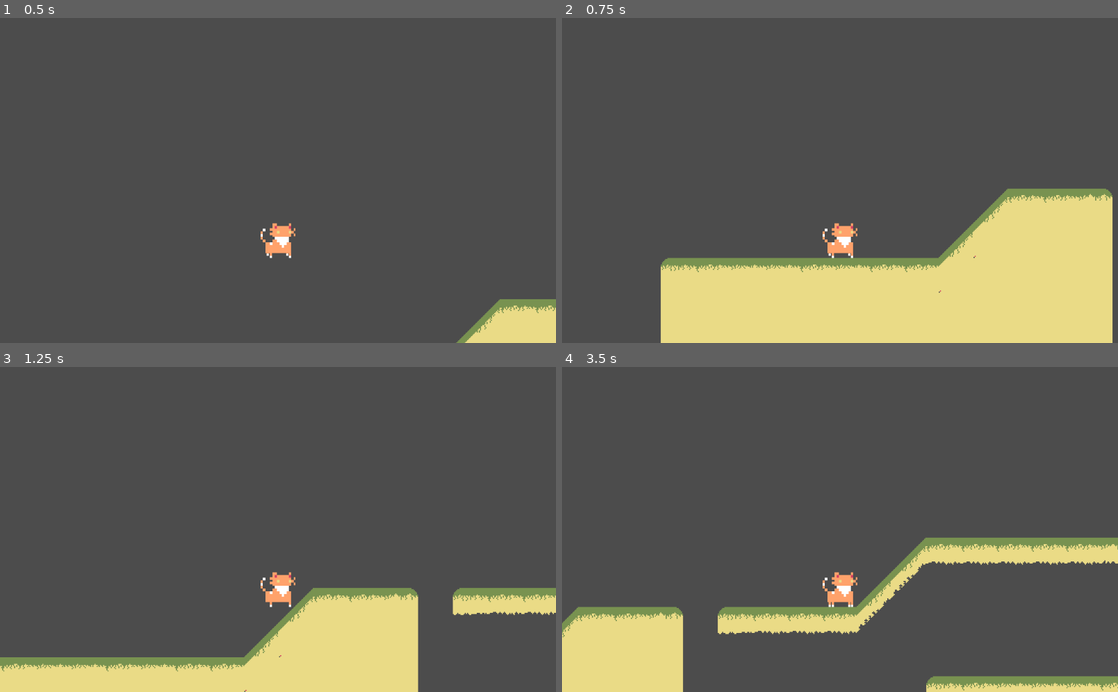
Above: before the commit, frames 1-4 (two rows, left to right).
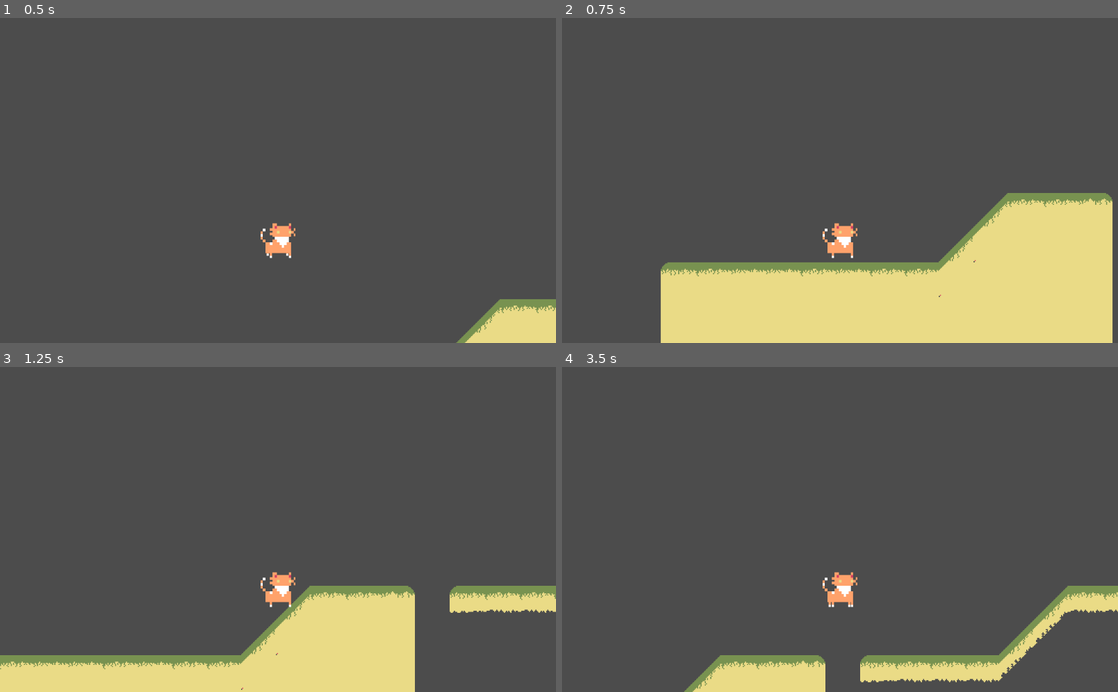
Above: after the commit, the same moments.

Repository: A-Sandwich/family-godot-wild-jam-24
Game: Godot game, scene res://Level01.tscn
The game is run twice, just before and just after one commit, with the same random seed, the same clock (stepped at 60 frames per second) and the same inputs.
Inputs:
- Up to frame 1 (0.5 s): no input
- Up to frame 2 (0.75 s): hold D (move_right) from 0.53 s (still down)
- Up to frame 3 (1.25 s): keep holding D (move_right); tap Space (jump) at 0.77 s
- Up to frame 4 (3.5 s): tap Space (jump) at 1.52, 3.02 s; release D (move_right) at 2.03 s; hold A (move_left) 2.03-2.78 s; hold D (move_right) from 2.78 s (still down)

Frame 1 is identical in both runs. In frame 2, 2.5% of the frame differs, in the area x 17-99%, y 52-86%; in frame 3, 2.2%; in frame 4, 19%, in the area x 0-100%, y 52-100%.

Commit message:
Fix incline issues

Diff:
--- a/Player.gd
+++ b/Player.gd
@@ -16,18 +16,26 @@
 	else:
 		velocity.x = 0
 
-	#move_and_slide_with_snap(velocity, Vector2.DOWN, Vector2.UP)
-	velocity.y = move_and_slide(velocity, Vector2(0, -1)).y
+	var current_velocity = move_and_slide(velocity, Vector2.UP, true, 4, 1.22173)
+	var slides = get_slide_count()
+	if slides:
+		deal_with_slope(slides)
 	if is_on_floor() and Input.is_action_pressed("jump"):
 		velocity.y = -JUMP_SPEED
-	update_animation(velocity)
+	update_animation(current_velocity, slides)
 
-func update_animation(velocity):
+func deal_with_slope(number_of_slides):
+	for slide in range(number_of_slides):
+		var collision = get_slide_collision(slide)
+		if is_on_floor() and collision.normal.y < 1.0 and velocity.x != 0.0:
+			velocity.y = collision.normal.y
+
+func update_animation(velocity, slides):
 	if velocity.x < 0 and not $AnimatedSprite.flip_h:
 		$AnimatedSprite.flip_h = true
 	elif velocity.x > 0 and $AnimatedSprite.flip_h:
 		$AnimatedSprite.flip_h = false
-	if velocity.x != 0 and velocity.y == 0:
+	if velocity.x != 0 and slides != 0:
 		$AnimatedSprite.play()
 	else:
 		$AnimatedSprite.stop()
--- a/Player.tscn
+++ b/Player.tscn
@@ -4,8 +4,8 @@
 [ext_resource path="res://Player.gd" type="Script" id=2]
 [ext_resource path="res://Resources/Tilesets/emma-sprite-Sheet-Sheet.png" type="Texture" id=3]
 
-[sub_resource type="RectangleShape2D" id=1]
-extents = Vector2( 32, 32 )
+[sub_resource type="CapsuleShape2D" id=13]
+radius = 30.0
 
 [sub_resource type="AtlasTexture" id=2]
 flags = 4
@@ -69,8 +69,7 @@
 script = ExtResource( 2 )
 
 [node name="CollisionShape2D" type="CollisionShape2D" parent="."]
-visible = false
-shape = SubResource( 1 )
+shape = SubResource( 13 )
 
 [node name="Sprite" type="Sprite" parent="."]
 visible = false
--- a/TileMap.tscn
+++ b/TileMap.tscn
@@ -12,7 +12,7 @@
 points = PoolVector2Array( 64, 64, 0, 64, 0, 0, 64, 0 )
 
 [sub_resource type="ConvexPolygonShape2D" id=4]
-points = PoolVector2Array( 0.843079, 64.1454, 63.7368, 1.25087, 63.9711, 63.9661 )
+points = PoolVector2Array( 0.843079, 64.1454, 63.8543, 0.359833, 63.9711, 63.9661 )
 
 [sub_resource type="ConvexPolygonShape2D" id=5]
 points = PoolVector2Array( 0.201981, 1.48344, 63.6554, 64.3779, 0.0238495, 63.8046 )
